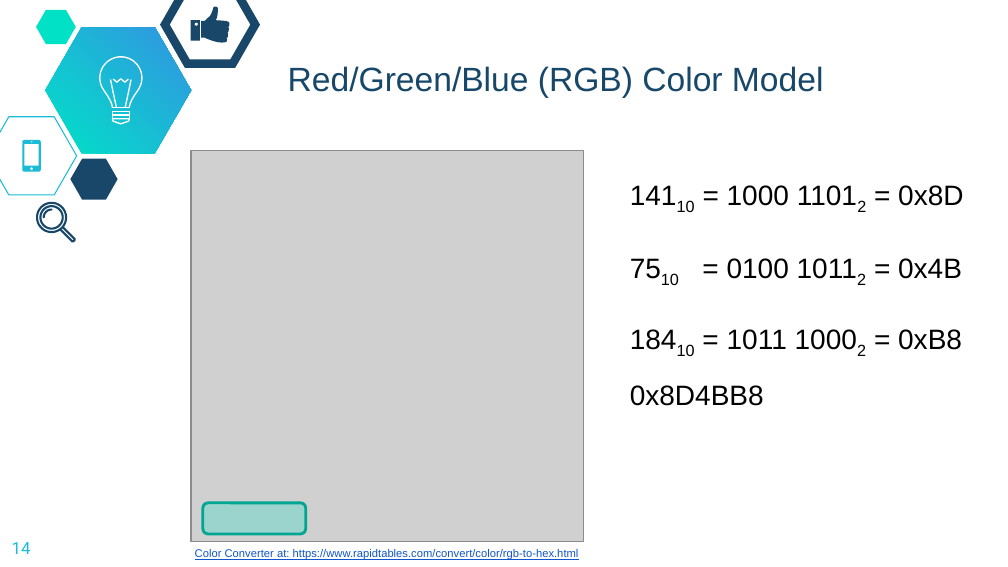
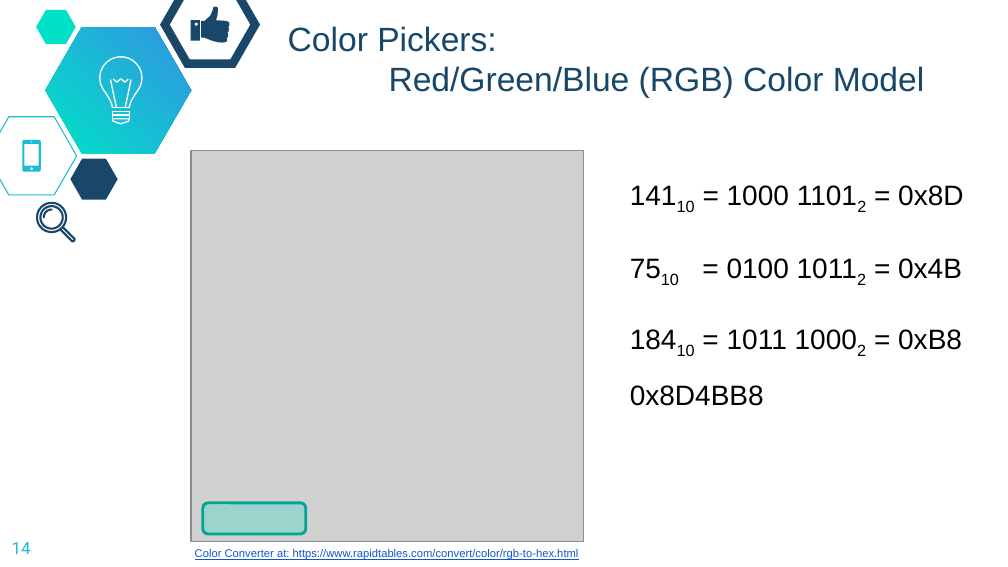
Before and after one commit to dickinson-comp256/COMP256, a slide deck: slide 14 of docs/materials/02-DataAbstractions/DA2-S-NonNumericData.pptx. Drawn at 1008x567 pixels with LibreOffice and Linux fonts; fonts in the diff are those of the drawing; grey boxes stand for pictures; background and template pictures are left out. Boxes give left, top, right and bottom in pixels: in the first picture for what was removed or moved away, otherwise in the second. Text is boxed around its words. In the diff, an @@ line names an element or a change of style, - is before the commit and + after.

```diff
--- a/docs/materials/02-DataAbstractions/DA2-S-NonNumericData.pptx
+++ b/docs/materials/02-DataAbstractions/DA2-S-NonNumericData.pptx
@@ title at bbox=[288, 26, 924, 98]: text changed @@
-Red/Green/Blue (RGB) Color Model
+Color Pickers:
+Red/Green/Blue (RGB) Color Model
```
Also in this commit, not shown: 2 other slides changed.
